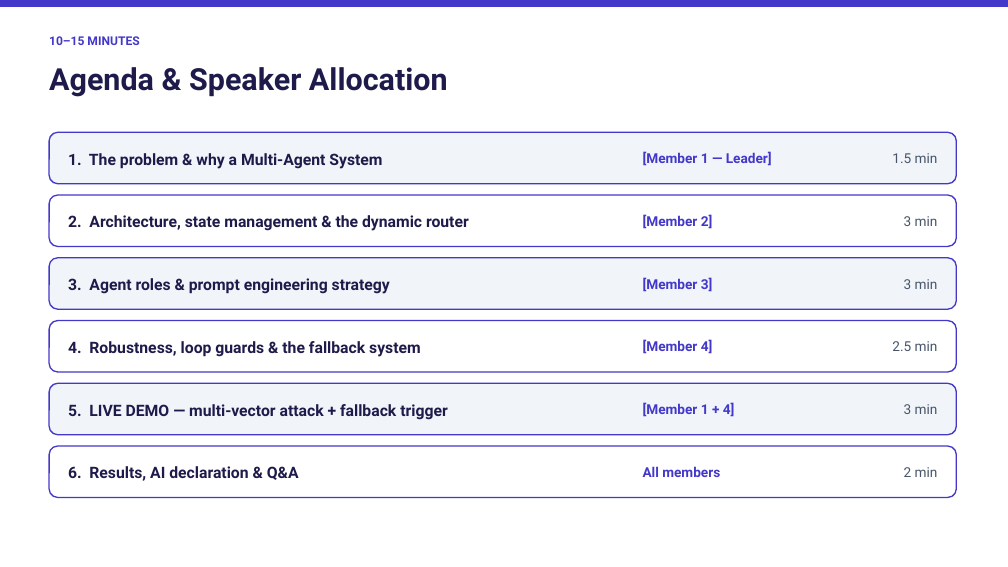
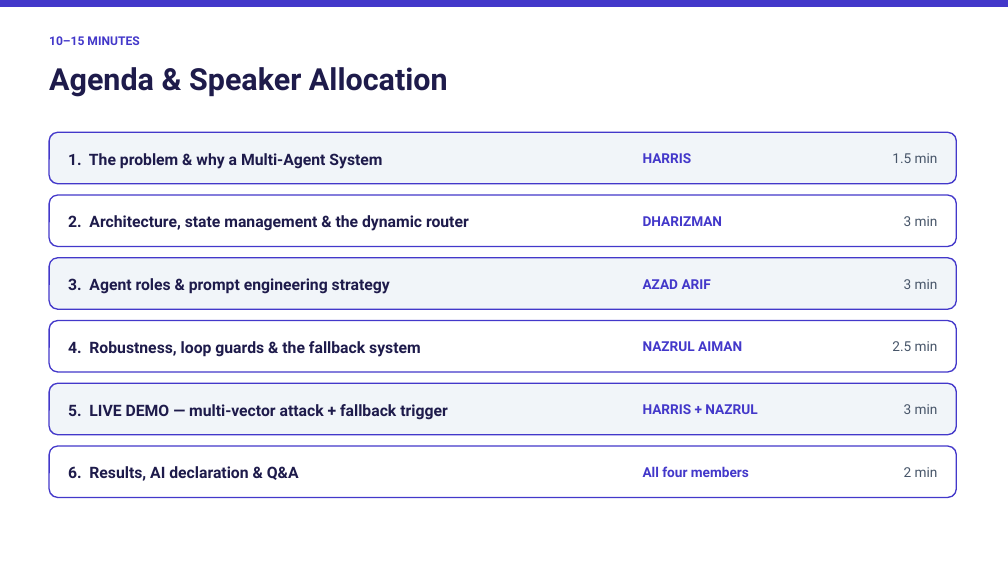
Before and after one commit to DHARIZMAN/sentinel4-mas, a slide deck: slide 2 of docs/PRESENTATION.pptx. Drawn at 1008x567 pixels with LibreOffice and Linux fonts; fonts in the diff are those of the drawing. Boxes give left, top, right and bottom in pixels: in the first picture for what was removed or moved away, otherwise in the second. Text is boxed around its words. In the diff, an @@ line names an element or a change of style, - is before the commit and + after.

```diff
--- a/docs/PRESENTATION.pptx
+++ b/docs/PRESENTATION.pptx
@@ text at (643,153,692,163): text changed @@
-[Member 1 — Leader]
+HARRIS
@@ text at (643,216,723,226): text changed @@
-[Member 2]
+DHARIZMAN
@@ text at (643,279,711,289): text changed @@
-[Member 3]
+AZAD ARIF
@@ text at (643,341,742,351): text changed @@
-[Member 4]
+NAZRUL AIMAN
@@ text at (643,404,757,414): text changed @@
-[Member 1 + 4]
+HARRIS + NAZRUL
@@ text at (643,466,749,477): text changed @@
-All members
+All four members
```
Also in this commit, not shown: 1 other slide changed, 2 other files.
